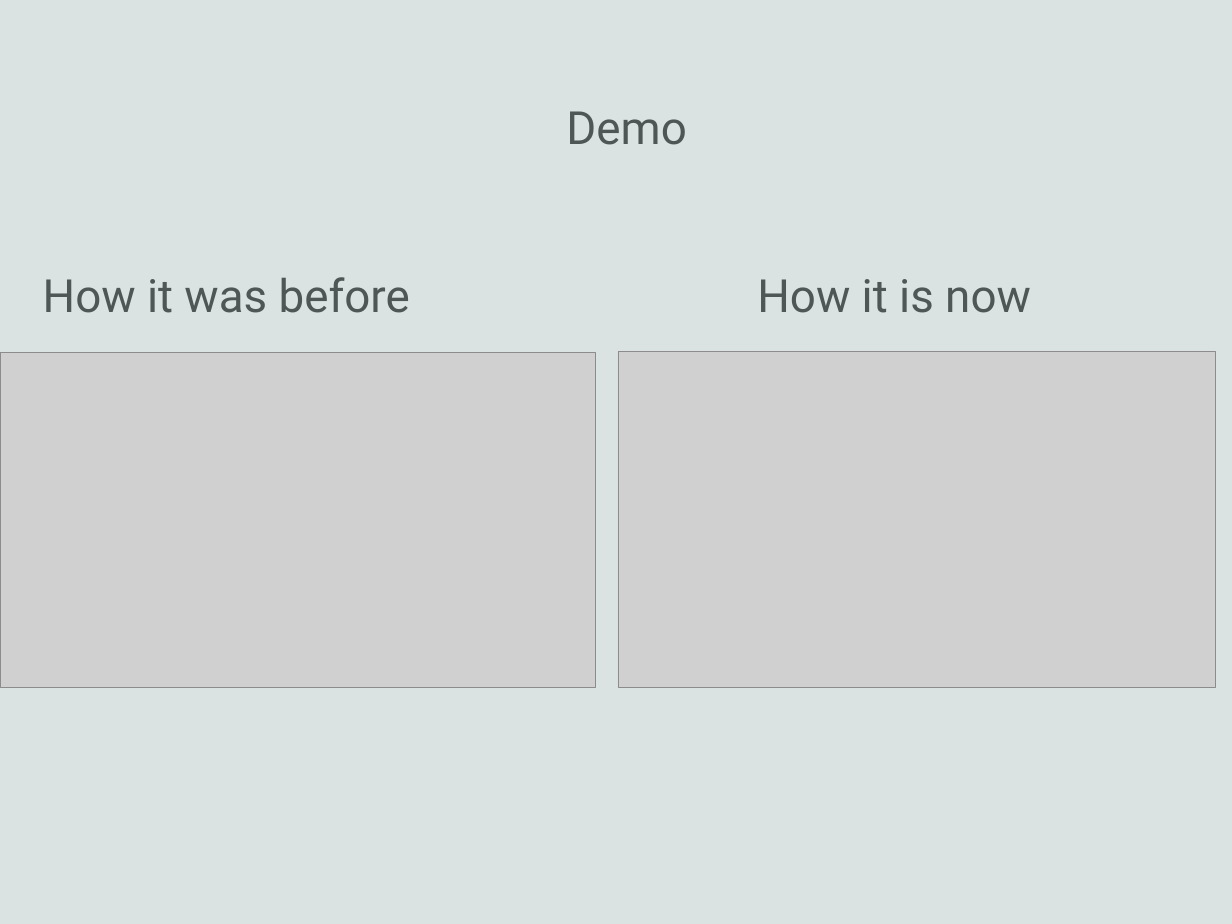
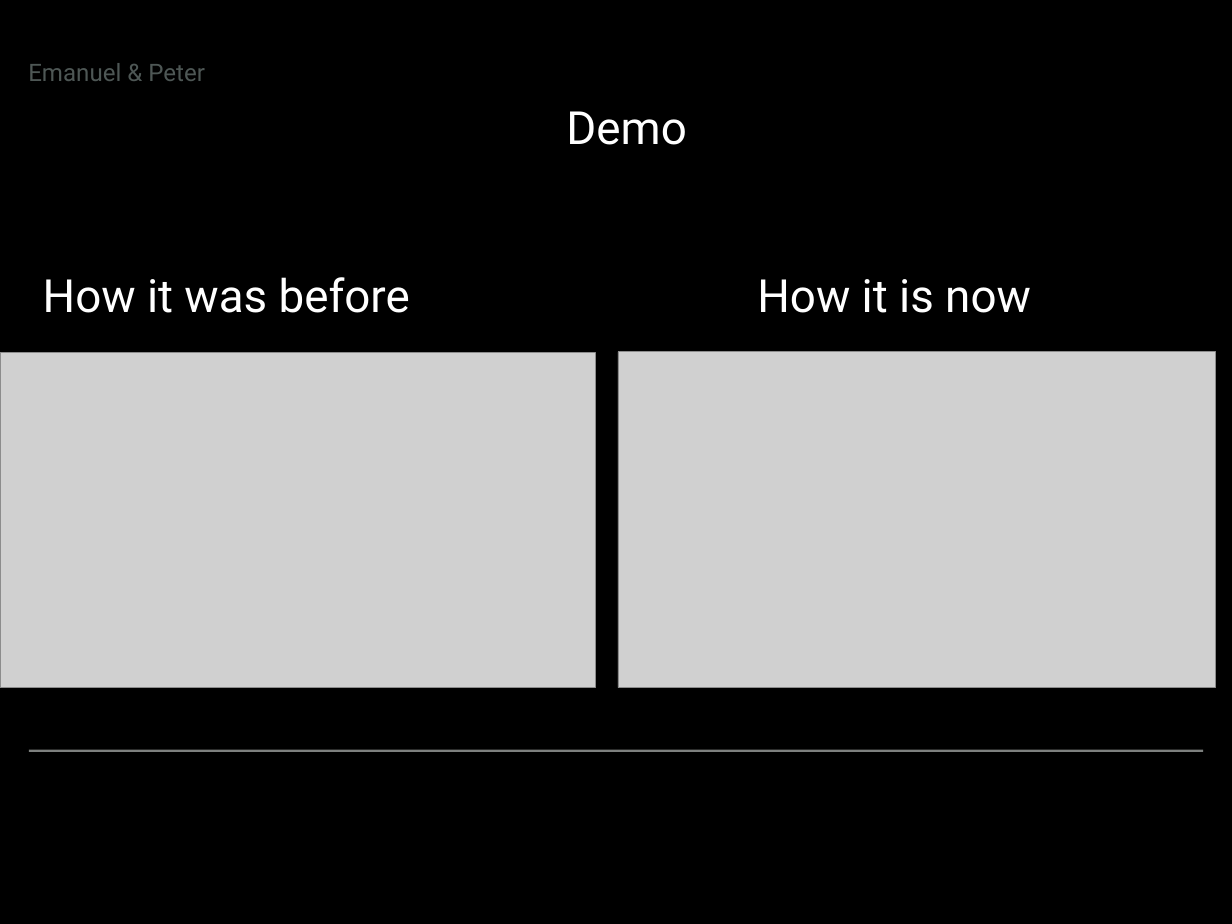
Before and after one commit to Pederytter/uglytub, a slide deck: slide 4 of præsentation/presentation_template.pptx. Drawn at 1232x924 pixels with LibreOffice and Linux fonts; fonts in the diff are those of the drawing; grey boxes stand for pictures; background and template pictures are left out. Boxes give left, top, right and bottom in pixels: in the first picture for what was removed or moved away, otherwise in the second. Text is boxed around its words. In the diff, an @@ line names an element or a change of style, - is before the commit and + after.

```diff
--- a/præsentation/presentation_template.pptx
+++ b/præsentation/presentation_template.pptx
@@ background #DBE3E2 to picture (left out) @@
@@ text added at (28, 63, 205, 81), 20 pt, text #4E5755 @@
+Emanuel & Peter
@@ text colour #4E5755 to #FFFFFF in 3 elements at (566, 111, 686, 145), (43, 277, 410, 313), (757, 279, 1031, 313) @@
@@ line added from (29, 751) to (1203, 751), #7D807E 2 pt @@
```
Also in this commit, not shown: 3 other slides changed, 3 other files.
